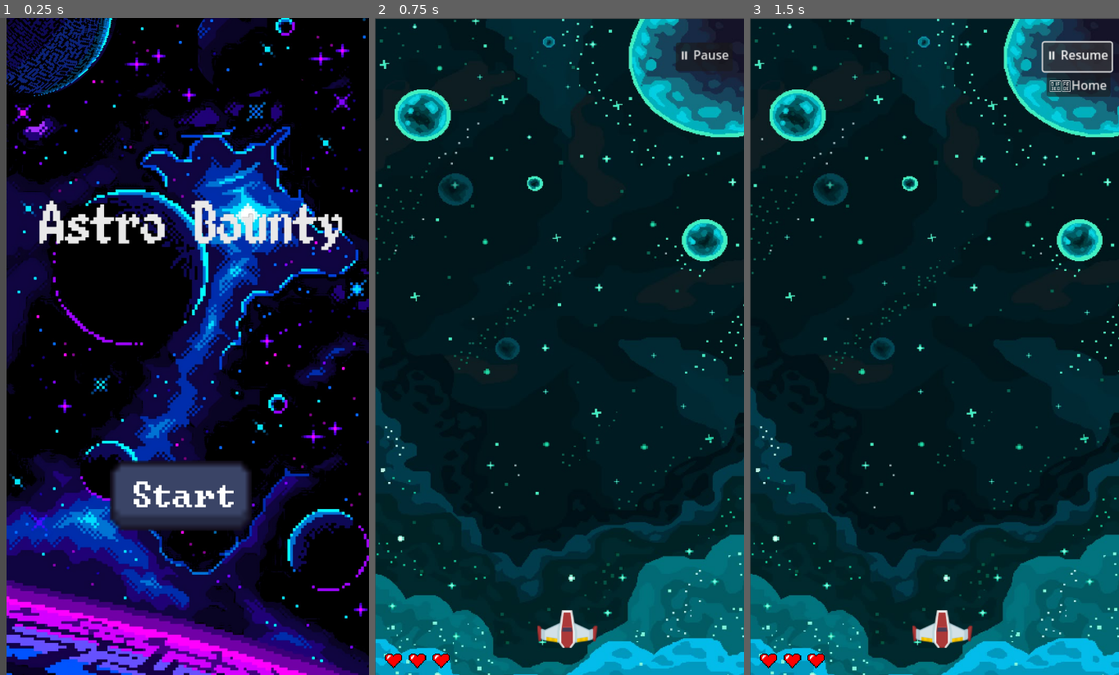
Above: before the commit, frames 1-3 (left to right).
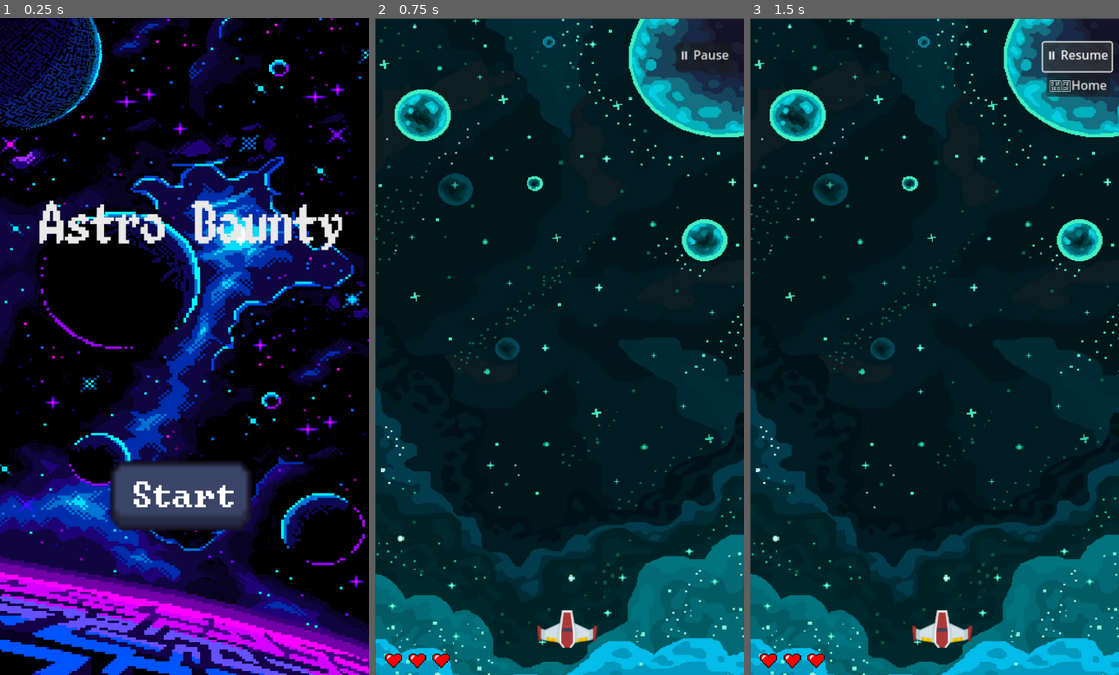
Above: after the commit, the same moments.

Repository: musadoverao69/DDJD
Game: Godot game, scene res://Scenes/Menu.tscn
Two runs of this game, one before a commit and one after it. Both use one fixed random seed, a clock stepped at 60 frames per second and the inputs below.
Inputs (mouse positions are in pixels of both pictures, inside the frame that each line leads up to):
- Up to frame 1 (0.25 s): no input
- Up to frame 2 (0.75 s): click (555, 497) at 0.5 s
- Up to frame 3 (1.5 s): click "⏸ Pause" at 1.25 s

The runs differ from the first frame. In frame 1, 48% of the frame differs, in the area x 0-100%, y 0-100%; in frame 2, nothing differs; in frame 3, nothing differs.

Commit message:
oops

Diff:
--- a/Scenes/Menu.tscn
+++ b/Scenes/Menu.tscn
@@ -15,13 +15,12 @@
 
 [node name="Background" type="TextureRect" parent="."]
 layout_mode = 0
-offset_left = 13.0
-offset_top = -110.0
-offset_right = 2879.0
-offset_bottom = 1487.0
+offset_left = -13.0
+offset_top = -13.0
+offset_right = 723.0
+offset_bottom = 1392.0
 texture = ExtResource("2_fk112")
-expand_mode = 2
-stretch_mode = 4
+expand_mode = 1
 
 [node name="StartButton" type="Button" parent="."]
 layout_mode = 1
